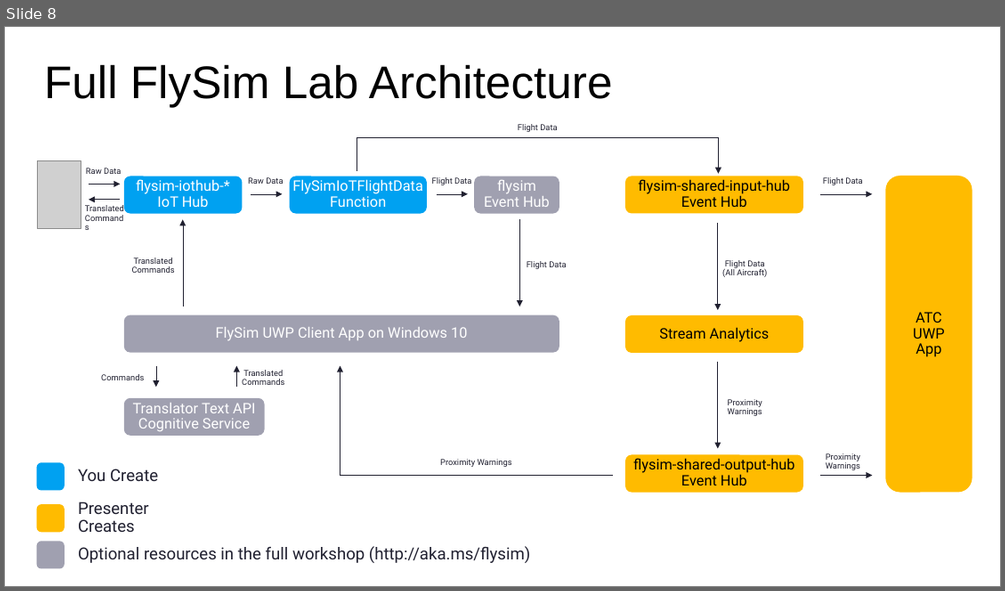
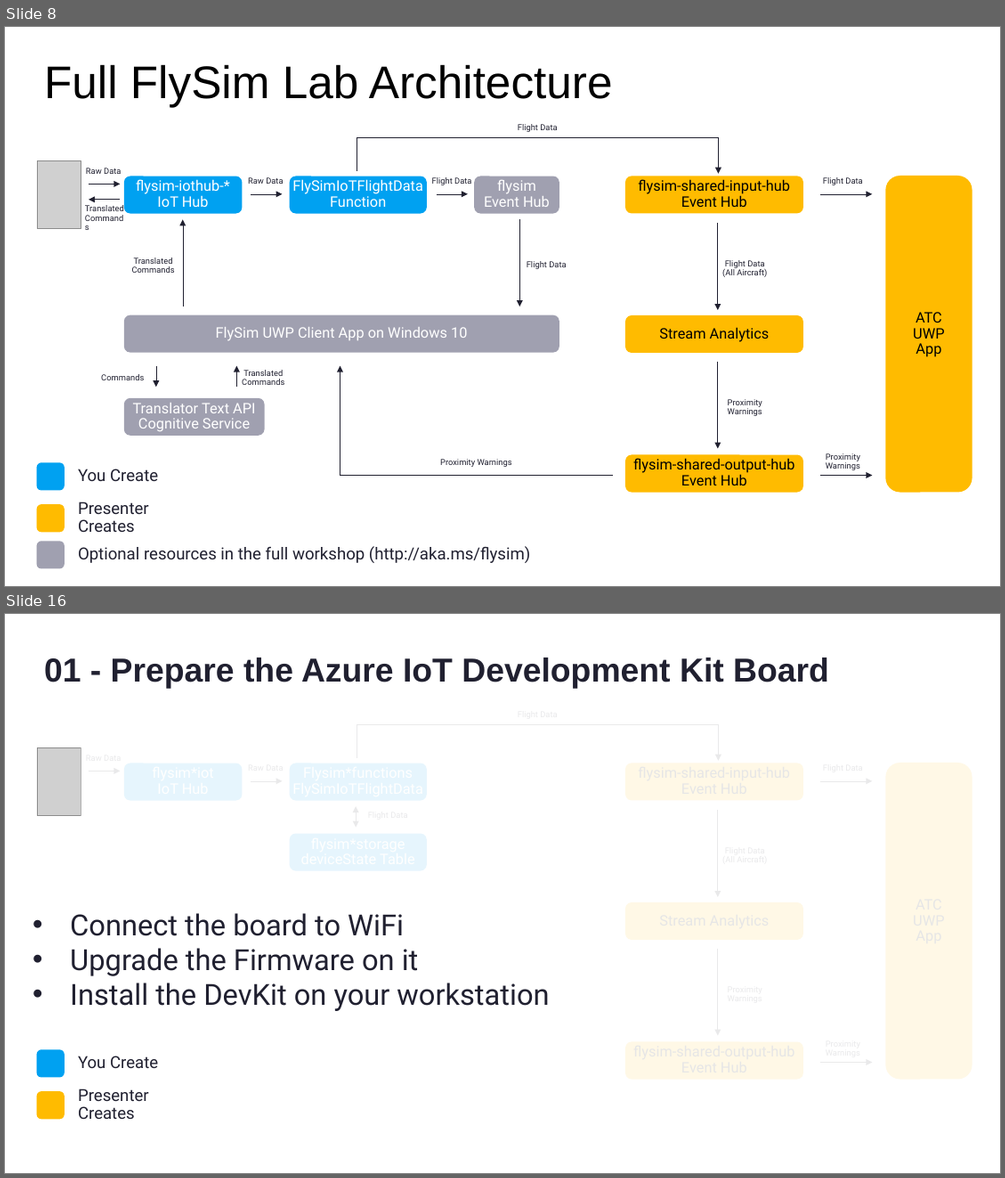
Before and after one commit to BretStateham/FlySimExpress, a slide deck: Slides/FlySimExpress.pptx. Shown one above the other, each under a label of ours: slide 8 before the commit, slides 8 and 16 after it; the slides between them are not shown. The pictures are 1005x591 and 1005x1178 pixels, drawn with LibreOffice and Linux fonts; fonts in the diff are those of the drawing; grey boxes stand for pictures. Boxes give left, top, right and bottom in pixels: in the first picture for what was removed or moved away, otherwise in the second. Text is boxed around its words. In the diff, an @@ line names an element or a change of style, - is before the commit and + after.

```diff
--- a/Slides/FlySimExpress.pptx
+++ b/Slides/FlySimExpress.pptx
@@ slide 16 added at (4,613,1001,1174), background #FFFFFF @@
@@ rectangle added at (4,613,1001,1174), fill #FFFFFF, outline #808080 1 pt @@
@@ title added at (44,657,829,688), 32 pt, text #202030, bold @@
+01 - Prepare the Azure IoT Development Kit Board
@@ rectangle added at (81,695,981,1114), fill #FFFFFF at 90% opacity @@
@@ freeform shape added at (357,724,719,761), outline #202030 0.5 pt @@
@@ picture added at (37,748,81,816) @@
@@ arrow added from (89, 771) to (120, 771), #202030 0.5 pt @@
@@ rounded rectangle added at (123,763,242,801), fill #00A1F1 @@
@@ rounded rectangle added at (290,763,428,801), fill #00A1F1 @@
@@ rounded rectangle added at (625,763,803,801), fill #FFBB00 @@
@@ rounded rectangle added at (886,763,972,1078), fill #FFBB00 @@
@@ arrow added from (251, 781) to (283, 781), #202030 0.5 pt @@
@@ arrow added from (820, 781) to (872, 781), #202030 0.5 pt @@
@@ double arrow added from (356, 806) to (356, 827), #202030 0.5 pt @@
@@ arrow added from (718, 810) to (718, 897), #202030 0.5 pt @@
@@ rounded rectangle added at (290,834,428,871), fill #00A1F1 @@
@@ rounded rectangle added at (625,902,803,940), fill #FFBB00 @@
@@ text added at (70,913,549,1011), 28 pt, text #202030 @@
+• Connect the board to WiFi
+• Upgrade the Firmware on it
+• Install the DevKit on your workstation
@@ arrow added from (718, 949) to (718, 1036), #202030 0.5 pt @@
@@ rounded rectangle added at (37,1050,65,1078), fill #00A1F1 @@
@@ text added at (78,1055,158,1068), 16 pt, text #202030 @@
+You Create
@@ rounded rectangle added at (625,1041,803,1078), fill #FFBB00 @@
@@ arrow added from (820, 1062) to (872, 1062), #202030 0.5 pt @@
@@ rounded rectangle added at (37,1091,65,1119), fill #FFBB00 @@
@@ text added at (78,1088,149,1119), 16 pt, text #202030 @@
+Presenter Creates
```
Also in this commit, not shown: 2 slides changed, 9 other slides added, 4 slides removed.
